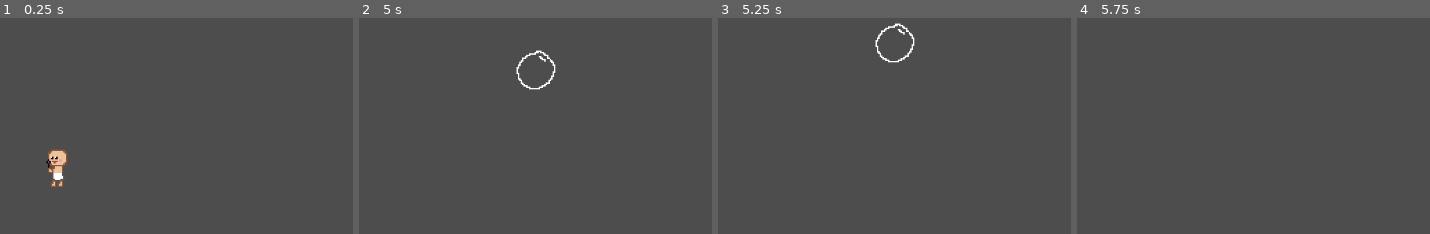
Above: before the commit, frames 1-4 (left to right).
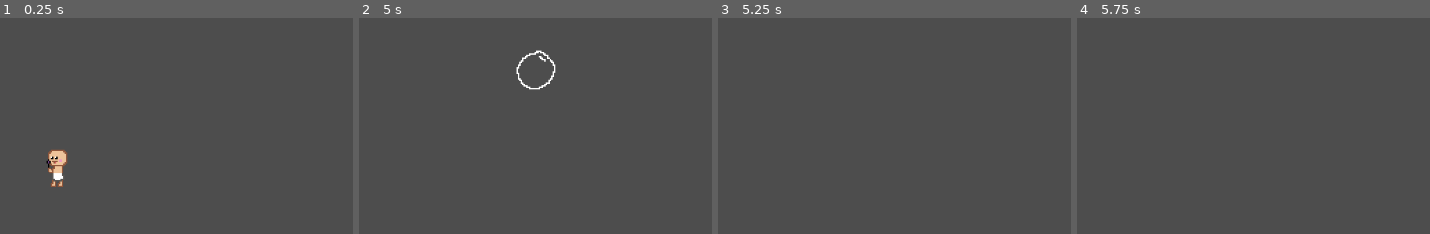
Above: after the commit, the same moments.

Repository: Konillon/GGJ25_Godot
Game: Godot game, scene res://scenes/sandbox.tscn
Two runs of this game, one before a commit and one after it. Both use one fixed random seed, a clock stepped at 60 frames per second and the inputs below. The engine's default icon, where the game draws it, is replaced by a stand-in: a white triangle on a blue panel in a dark square.
Inputs:
- Up to frame 1 (0.25 s): no input
- Up to frame 2 (5 s): tap Enter at 1.25 s
- Up to frame 3 (5.25 s): no input
- Up to frame 4 (5.75 s): no input
The pictures show only the part of the screen within x 43-93%, y 0-50%; the shares and areas given below are measured in that part.

Frames 1-2 are identical in both runs. In frame 3, 0.4% of the frame differs, in the area x 44-56%, y 2-21%; in frame 4, nothing differs.

Commit message:
falha em arrumar flip

Diff:
--- a/scripts/bubble.gd
+++ b/scripts/bubble.gd
@@ -3,7 +3,7 @@
 
 
 var _player : PlayerStats = null
-var _timer : float = 7.0
+var _timer : float = 5.0
 var _velocity : Vector2
 
 # Called when the node enters the scene tree for the first time.
@@ -24,7 +24,7 @@
 		queue_free()
 		return
 
-	_velocity.x = move_toward(_velocity.x, 0.0, delta * 300.0)
+	_velocity.x = move_toward(_velocity.x, 0.0, delta * 400.0)
 	_velocity.y -= delta * 15.0
 	global_position += _velocity * delta
 
@@ -34,7 +34,7 @@
 
 
 func _on_body_entered(body: Node2D) -> void:
-	if abs(_velocity.x) < 0.2:
+	if abs(_velocity.x) < 0.2 or _player:
 		if body.global_position.y > global_position.y:
 			queue_free()
 		else: # jump
@@ -42,7 +42,7 @@
 			if p:
 				p.velocity.y = -300 # TODO: ajustar pulo
 			queue_free()
-	elif not _player:
+	else:
 		if _velocity.dot(body.global_position - global_position) < 0.0:
 			return
 
--- a/scripts/guns/player_gun.gd
+++ b/scripts/guns/player_gun.gd
@@ -18,7 +18,7 @@
 	_input = get_parent().find_child("Input")
 
 
-func _setup_bullet(new_bullet : Node2D) -> void:
+func _setup_bullet(_new_bullet : Node2D) -> void:
 	pass
 
 
--- a/scripts/guns/player_gun_bubble.gd
+++ b/scripts/guns/player_gun_bubble.gd
@@ -1,7 +1,7 @@
 extends PlayerGun
 
 
-const LAUNCH_FORCE := 200.0
+const LAUNCH_FORCE := 300.0
 
 
 # Called when the node enters the scene tree for the first time.
--- a/scripts/sprite_flip.gd
+++ b/scripts/sprite_flip.gd
@@ -8,5 +8,5 @@
 	_stats = get_parent().find_child("Stats")
 
 
-func _process(delta: float) -> void:
+func _process(_delta: float) -> void:
 	flip_h = not _stats.facing_right
